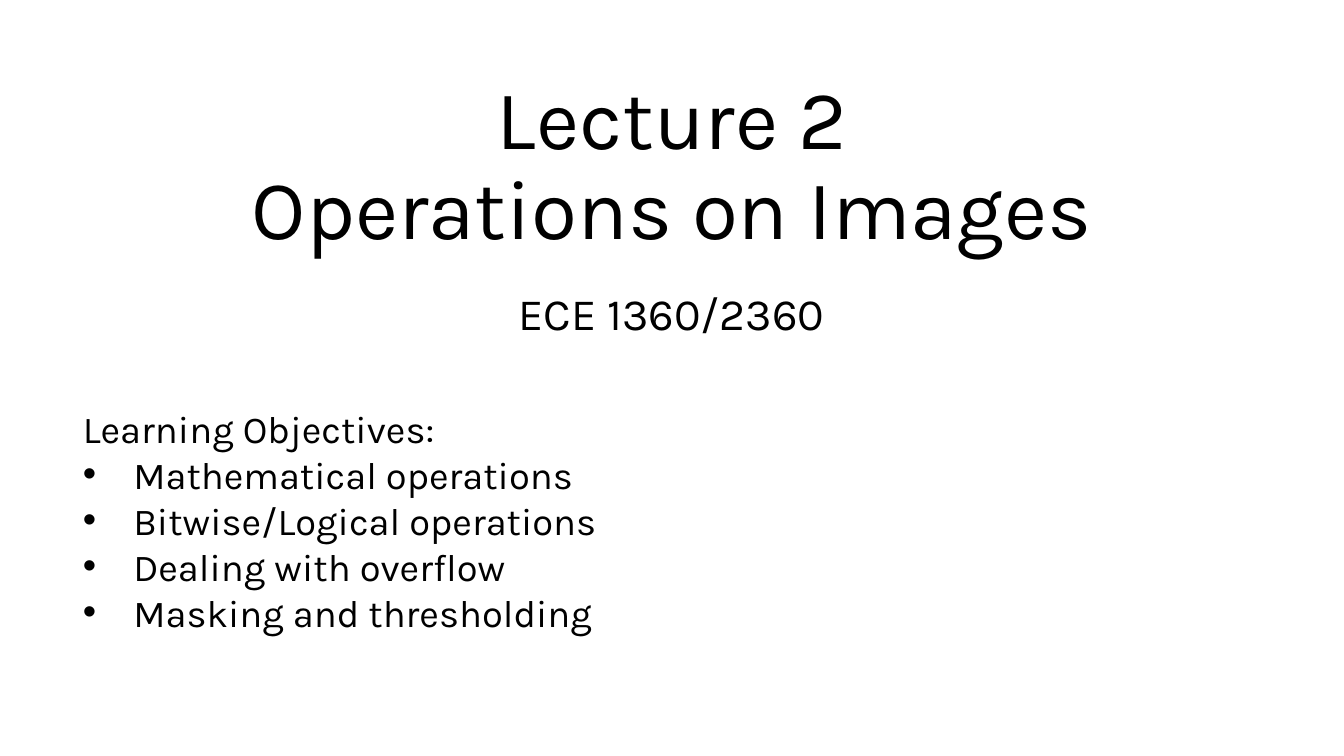
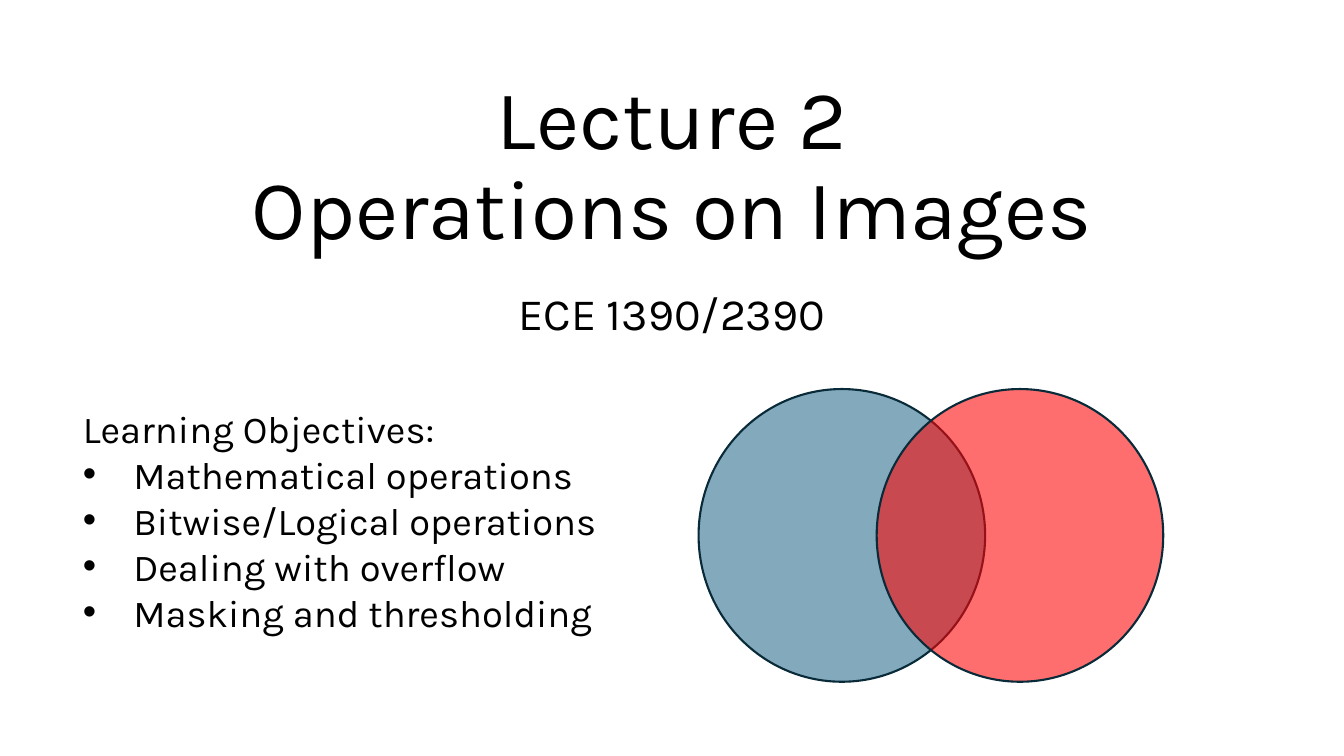
Before and after one commit to SSOE-ECE1390/LecturePowerPoints, a slide deck: slide 1 of ECE1390_Lecture2.pptx. Drawn at 1344x756 pixels with LibreOffice and Linux fonts; fonts in the diff are those of the drawing. Boxes give left, top, right and bottom in pixels: in the first picture for what was removed or moved away, otherwise in the second. Text is boxed around its words. In the diff, an @@ line names an element or a change of style, - is before the commit and + after.

```diff
--- a/ECE1390_Lecture2.pptx
+++ b/ECE1390_Lecture2.pptx
@@ subtitle at box(518, 297, 825, 334): text changed @@
-ECE 1360/2360
+ECE 1390/2390
@@ ellipse added at box(699, 389, 985, 682), fill #156082 at 53% opacity, outline #092A39 1.5 pt @@
@@ ellipse added at box(877, 389, 1164, 682), fill #FF0000 at 57% opacity, outline #092A39 1.5 pt @@
```
Also in this commit, not shown: 14 other slides changed, 4 slides added, 2 other files.
